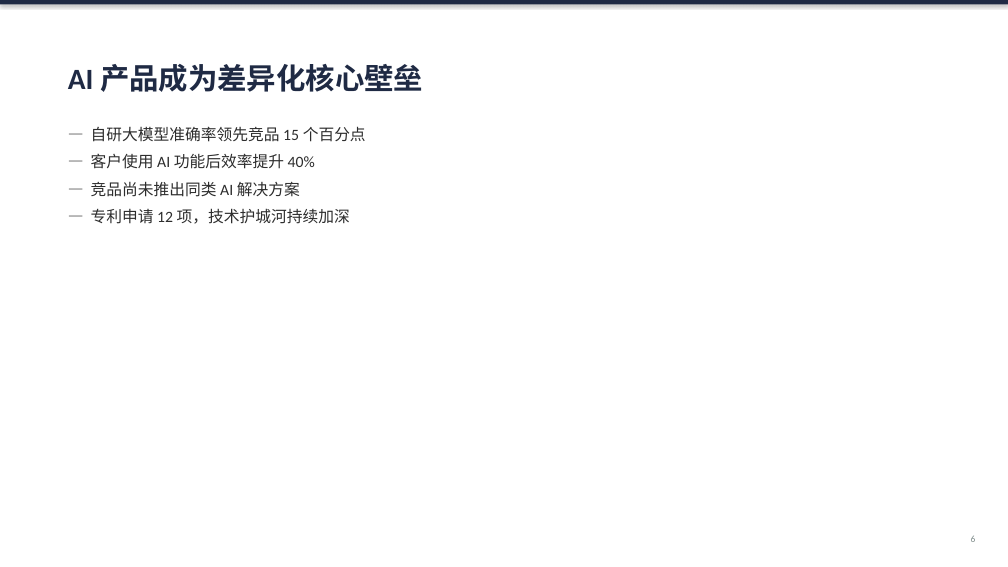
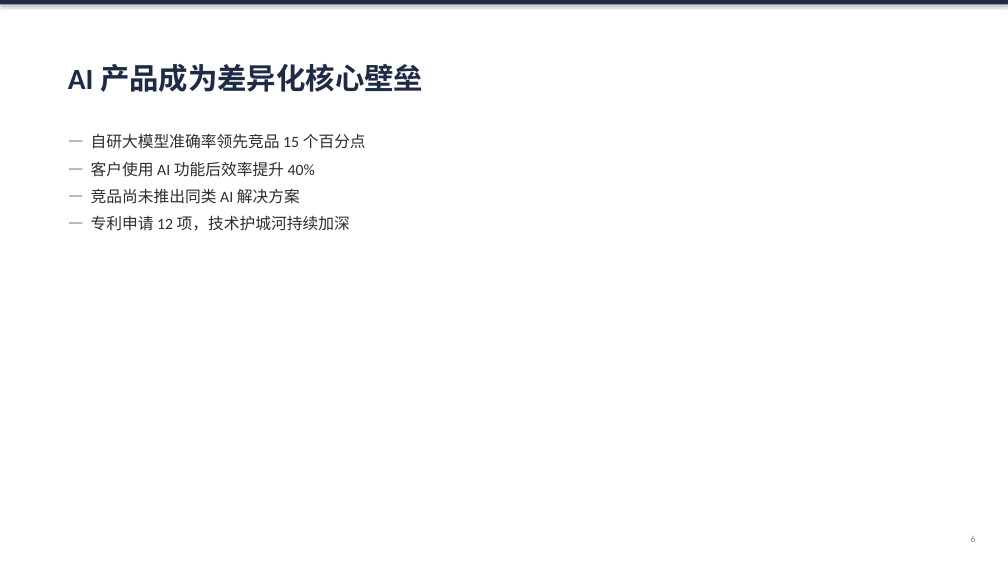
Before and after one commit to yihan1944/ppt-cc, a slide deck: slide 6 of templates/sample-consulting.pptx. Drawn at 1008x567 pixels with LibreOffice and Linux fonts; fonts in the diff are those of the drawing. Boxes give left, top, right and bottom in pixels: in the first picture for what was removed or moved away, otherwise in the second. Text is boxed around its words. In the diff, an @@ line names an element or a change of style, - is before the commit and + after.

Commit message:
fix: improve content layout spacing, update sample template
- Content slides use fixed top spacing instead of broken vertical centering
- Two-column slides same fix
- Updated sample template with consistent spacing

```diff
--- a/templates/sample-consulting.pptx
+++ b/templates/sample-consulting.pptx
@@ text "— 自研大模型准确率领先竞品 15 个百分点" moved from (x1=91, y1=126, x2=366, y2=224) to (x1=91, y1=133, x2=366, y2=231) @@
```
Also in this commit, not shown: 2 other slides changed, 1 other file.
